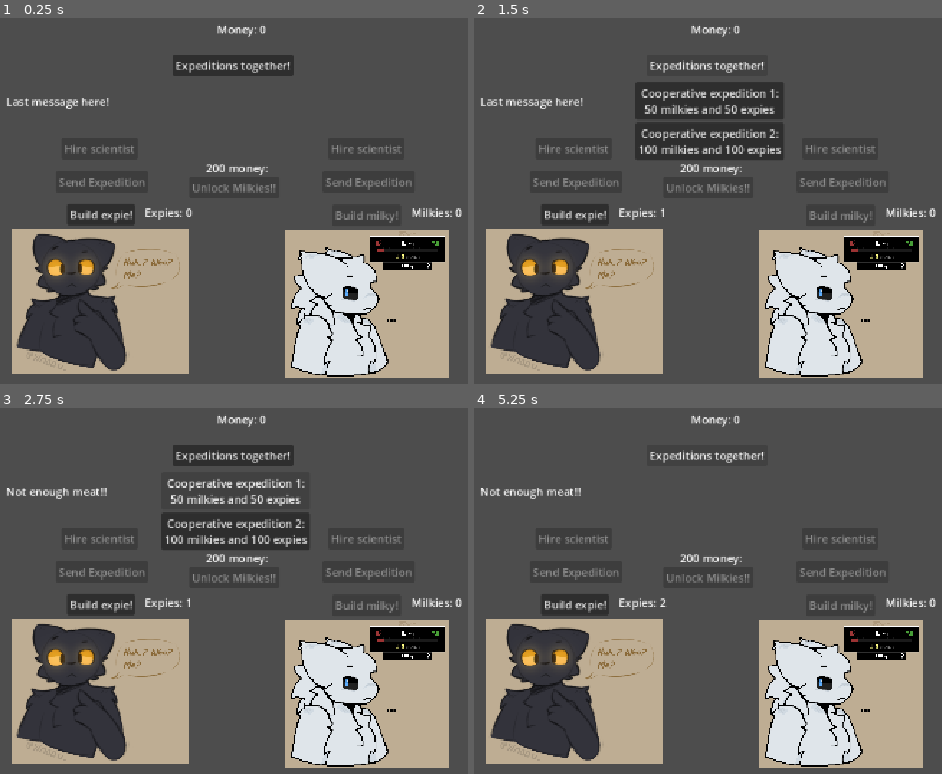
Above: before the commit, frames 1-4 (two rows, left to right).
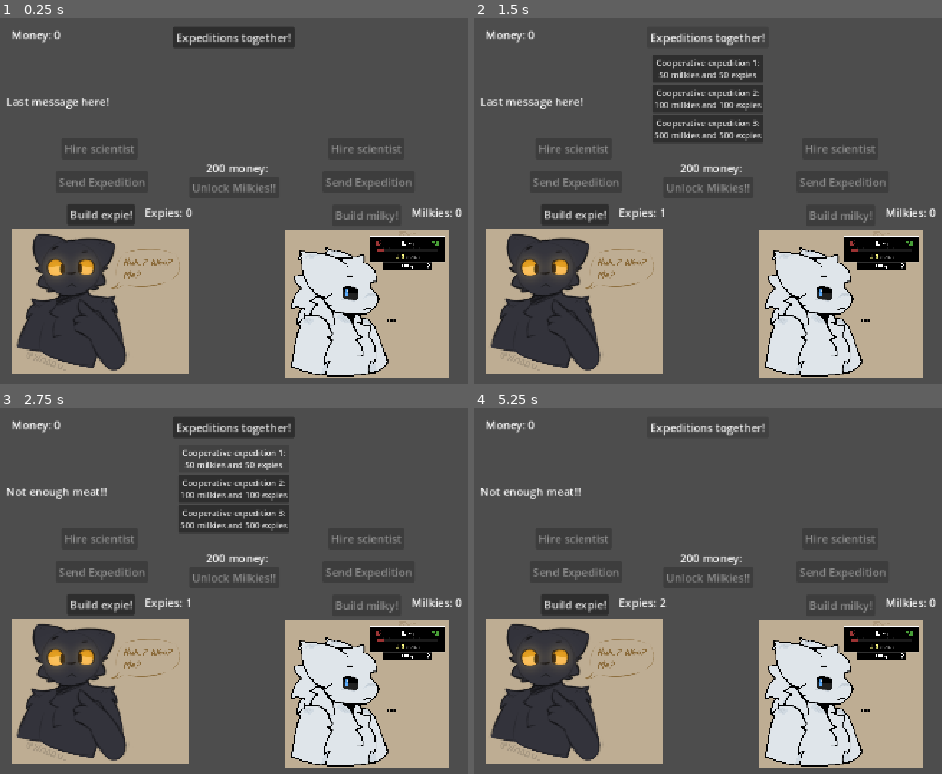
Above: after the commit, the same moments.

Repository: FURRZ4/ExpieClicker
Game: Godot game, scene res://Main.tscn
Same seed, same stepped clock (60 frames per second), same inputs: the game is played once before the commit and once after it.
Inputs (mouse positions are in pixels of both pictures, inside the frame that each line leads up to):
- Up to frame 1 (0.25 s): no input
- Up to frame 2 (1.5 s): click "Build expie!" at 0.5 s; click "Expeditions together!" at 1.25 s
- Up to frame 3 (2.75 s): click "Cooperative expedition 1: 50 …" at 2 s
- Up to frame 4 (5.25 s): click (708, 517) at 2.75 s, where only the run after the commit has a clickable "Cooperative expedition 3: 500…"; click "Cooperative expedition 2: 100…" at 3.5 s; click "Build expie!" at 4.25 s; click "Expeditions together!" at 5 s

The runs differ from the first frame. In frame 1, 2.7% of the frame differs, in the area x 2-64%, y 2-16%; in frame 2, 5.5%, in the area x 2-67%, y 2-39%; in frame 3, 5.5%; in frame 4, 1.0%.

Commit message:
First phase completed
Both expie and milky are now ready

Diff:
--- a/Main.tscn
+++ b/Main.tscn
@@ -31,11 +31,13 @@
 offset_right = 40.0
 offset_bottom = 40.0
 script = ExtResource("1_glv2v")
+metadata/_edit_use_anchors_ = true
 
 [node name="Control" type="Control" parent="Control" unique_id=343845521]
 anchors_preset = 0
 offset_right = 40.0
 offset_bottom = 40.0
+metadata/_edit_use_anchors_ = true
 
 [node name="CountLabel2" type="Label" parent="Control/Control" unique_id=1906086753]
 layout_mode = 0
@@ -80,10 +82,11 @@
 
 [node name="MoneyLabel" type="Label" parent="Control" unique_id=846730806]
 layout_mode = 0
-offset_left = 360.0
-offset_top = 16.0
-offset_right = 408.0
-offset_bottom = 47.0
+offset_left = 64.0
+offset_top = 24.0
+offset_right = 112.0
+offset_bottom = 55.0
+metadata/_edit_use_anchors_ = true
 
 [node name="ClickButton" type="Button" parent="Control" unique_id=1492706089]
 layout_mode = 0
@@ -144,22 +147,24 @@
 anchors_preset = 0
 offset_right = 40.0
 offset_bottom = 40.0
+metadata/_edit_use_anchors_ = true
 
 [node name="CoopPanel" type="Button" parent="Control/Coop" unique_id=186077933]
 layout_mode = 0
 offset_left = 296.0
-offset_top = 64.0
-offset_right = 470.0
-offset_bottom = 95.0
+offset_top = 24.0
+offset_right = 472.0
+offset_bottom = 55.0
 text = "Expeditions together!"
 
 [node name="CoopContainer" type="VBoxContainer" parent="Control/Coop" unique_id=1841978492]
 visible = false
 layout_mode = 0
-offset_left = 280.0
-offset_top = 104.0
-offset_right = 482.0
-offset_bottom = 170.0
+offset_left = 304.0
+offset_top = 64.0
+offset_right = 518.0
+offset_bottom = 234.0
+scale = Vector2(0.75, 0.75)
 
 [node name="CoopExp1" type="Button" parent="Control/Coop/CoopContainer" unique_id=2016165080]
 layout_mode = 2
@@ -170,6 +175,11 @@
 layout_mode = 2
 text = "Cooperative expedition 2:
 100 milkies and 100 expies"
+
+[node name="CoopExp3" type="Button" parent="Control/Coop/CoopContainer" unique_id=1446984466]
+layout_mode = 2
+text = "Cooperative expedition 3:
+500 milkies and 500 expies"
 
 [node name="ConfusedExpie" type="Sprite2D" parent="." unique_id=2041737595]
 position = Vector2(192, 420)
@@ -193,3 +203,4 @@
 [connection signal="pressed" from="Control/Coop/CoopPanel" to="Control" method="open_coop_container"]
 [connection signal="pressed" from="Control/Coop/CoopContainer/CoopExp1" to="Control" method="coop_exp_01"]
 [connection signal="pressed" from="Control/Coop/CoopContainer/CoopExp2" to="Control" method="coop_exp_02"]
+[connection signal="pressed" from="Control/Coop/CoopContainer/CoopExp3" to="Control" method="coop_exp_03"]
--- a/control.gd
+++ b/control.gd
@@ -104,10 +104,10 @@
 	var roll2: float = randf()
 	if roll2 < 0.70:
 		milkies -= 25
-		money += 20
+		money += 30
 	elif roll2 < 0.90:
 		milkies -= 50
-		money += 20
+		money += 30
 	else:
 		milkies -= 50
 	_update_ui()
@@ -121,7 +121,7 @@
 	coop_container.visible = not coop_container.visible
 
 func coop_exp_01() -> void:
-	if milkies >= 10 and expies >= 10:
+	if milkies >= 50 and expies >= 50:
 		milkies -= 50
 		expies -= 50
 		auto_timer01.start()
@@ -140,7 +140,25 @@
 	else:
 		situation_message.text = "Not enough meat!!"
 
-
+func coop_exp_03() -> void:
+	if milkies >= 500 and expies >= 500:
+		var roll3: float = randf()
+		if roll3 < 0.70:
+			milkies -= 300
+			expies -= 300
+			money += 250
+			_update_ui()
+		elif roll3 < 0.90:
+			milkies -= 500
+			expies -= 500
+			money += 250
+			_update_ui()
+		else:
+			milkies -= 500
+			expies -= 500
+			_update_ui()
+	else:
+		situation_message.text = "Not enough meat!!"
 
 
 
